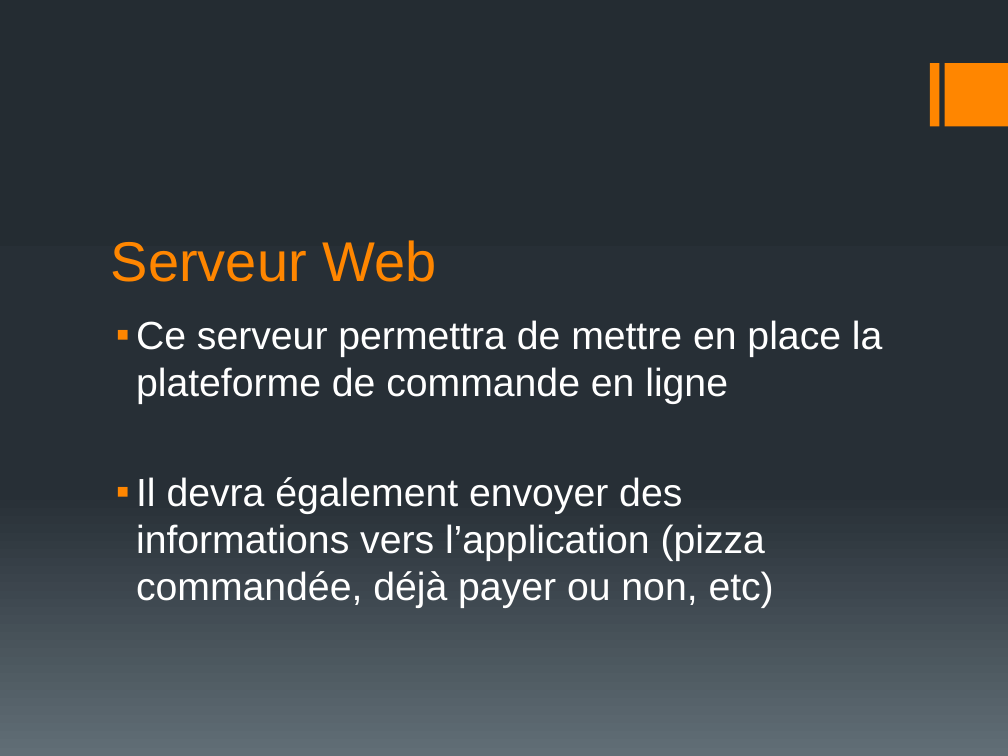
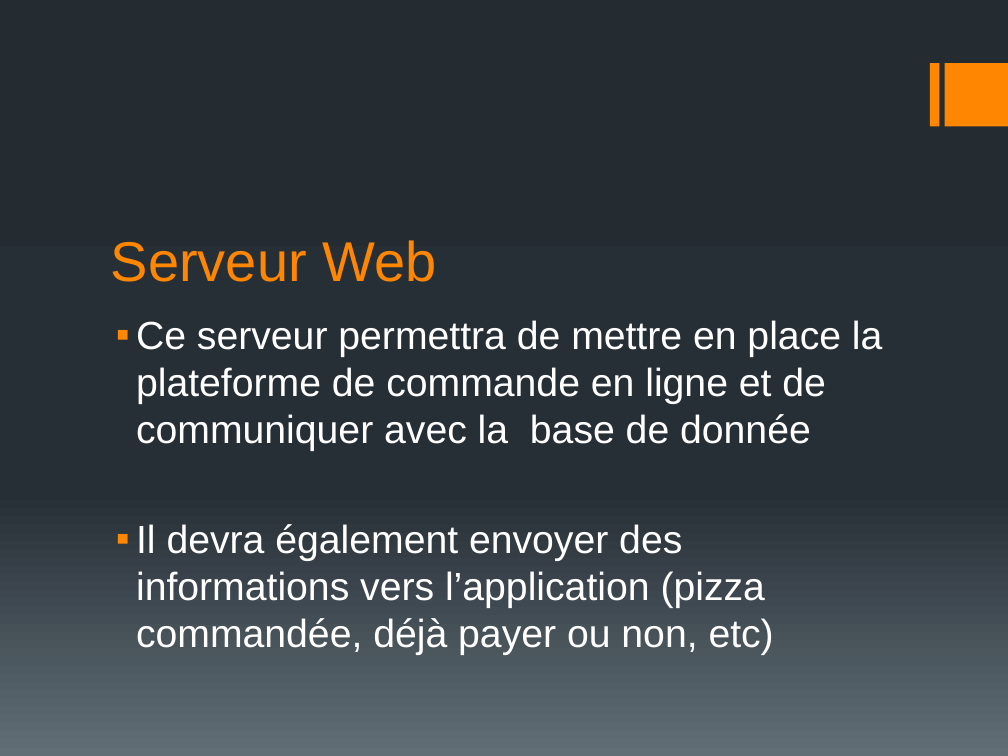
Before and after one commit to Dyldoul/Projet-4---Pizza, a slide deck: slide 8 of Solution Technique/Solution Technique - OCPizza.pptx. Drawn at 1008x756 pixels with LibreOffice and Linux fonts; fonts in the diff are those of the drawing. Boxes give left, top, right and bottom in pixels: in the first picture for what was removed or moved away, otherwise in the second. Text is boxed around its words. In the diff, an @@ line names an element or a change of style, - is before the commit and + after.

```diff
--- a/Solution Technique/Solution Technique - OCPizza.pptx
+++ b/Solution Technique/Solution Technique - OCPizza.pptx
@@ text at box(136, 320, 883, 451): text changed @@
-▪ Ce serveur permettra de mettre en place la plateforme de commande en ligne
+▪ Ce serveur permettra de mettre en place la plateforme de commande en ligne et de communiquer avec la base de donnée
```
Also in this commit, not shown: 2 other slides changed, 17 other files.
